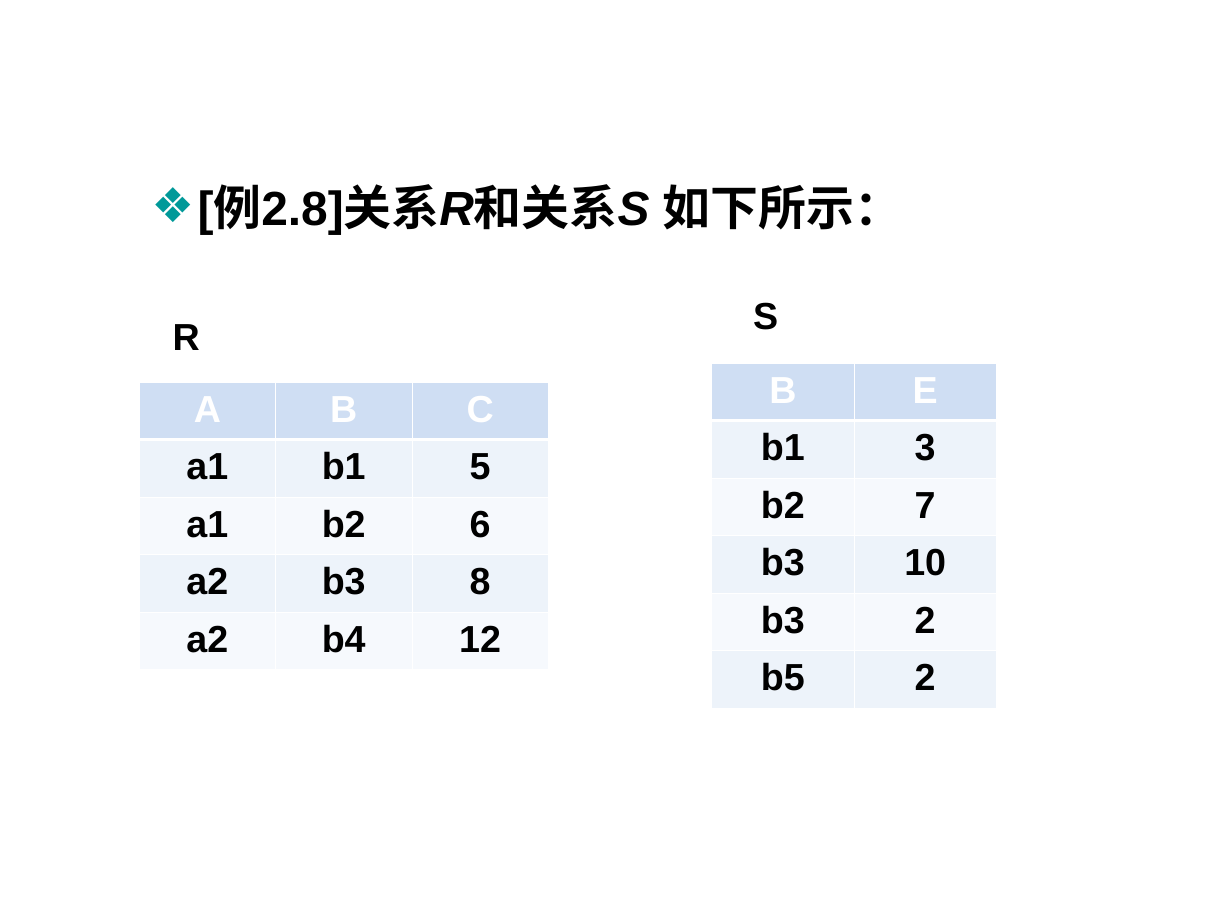
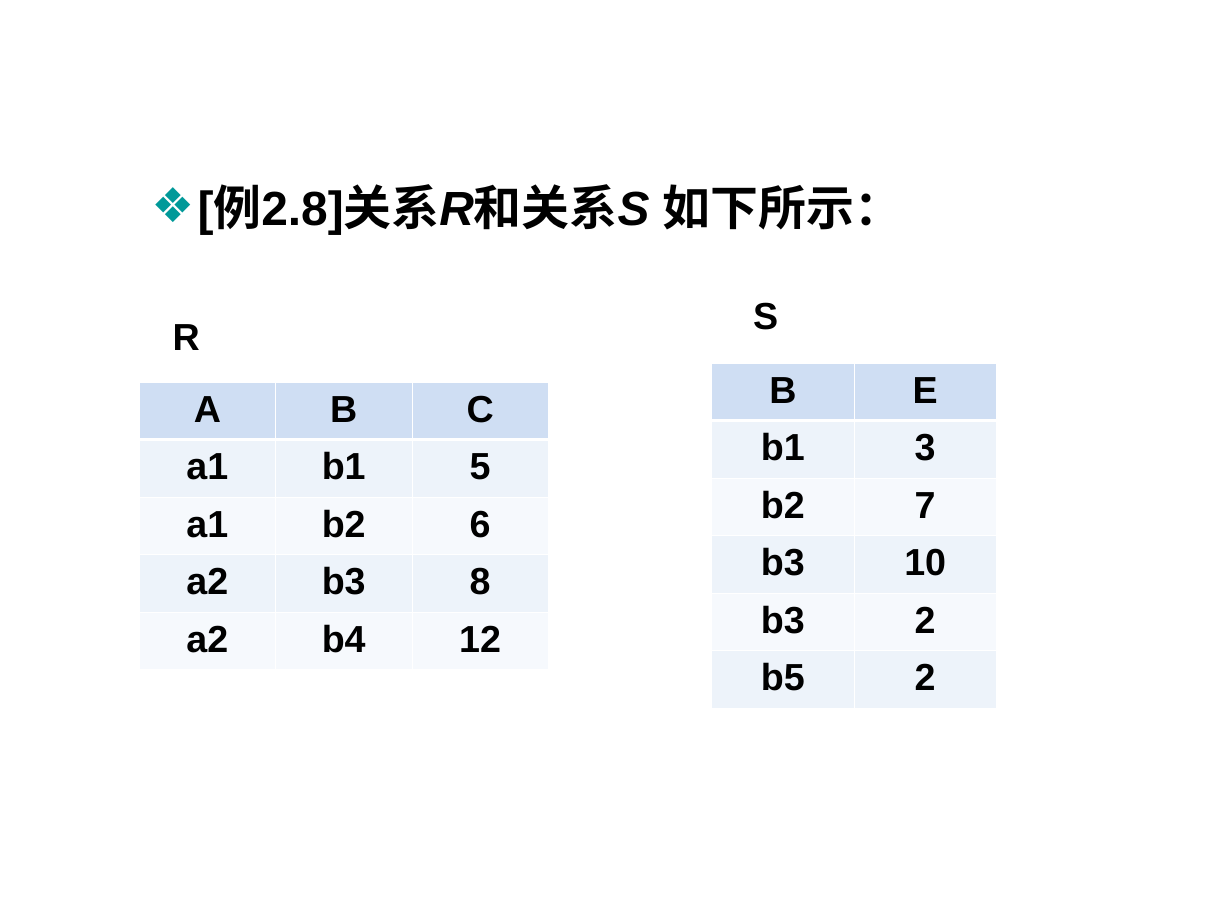
Before and after one commit to HBU/DataBase, a slide deck: slide 72 of PPT/DB第02章.ppt. Drawn at 1232x924 pixels with LibreOffice and Linux fonts; fonts in the diff are those of the drawing; background and template pictures are left out. Boxes give left, top, right and bottom in pixels: in the first picture for what was removed or moved away, otherwise in the second. Text is boxed around its words. In the diff, an @@ line names an element or a change of style, - is before the commit and + after.

```diff
--- a/PPT/DB第02章.ppt
+++ b/PPT/DB第02章.ppt
@@ table at [139,382,549,669] @@
@@ text colour #FFFFFF to #000000 in "A", "B", "C" @@
@@ table at [712,363,997,708] @@
@@ text colour #FFFFFF to #000000 in "B", "E" @@
```
Also in this commit, not shown: 24 other slides changed, 6 other files.
